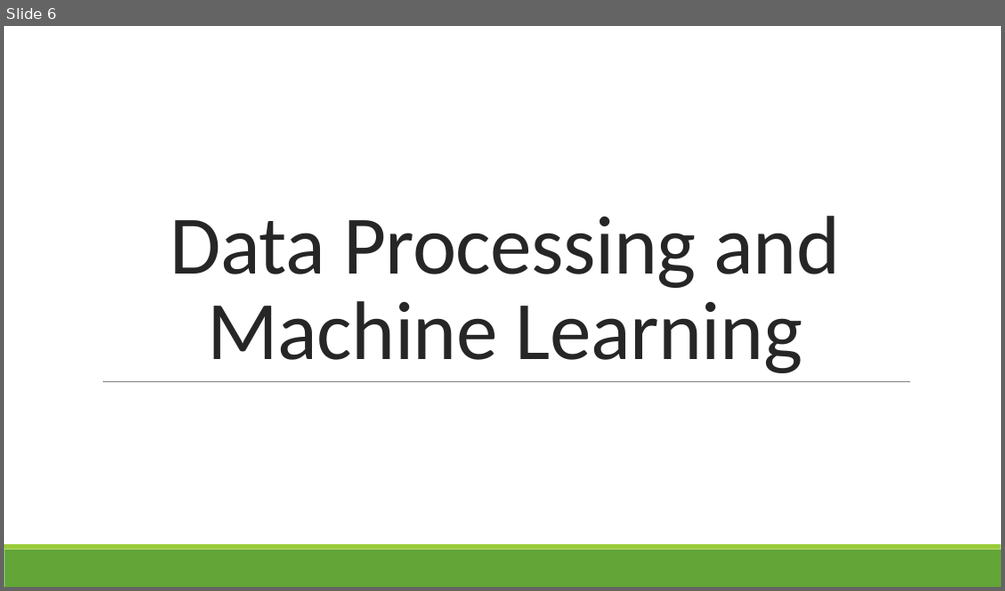
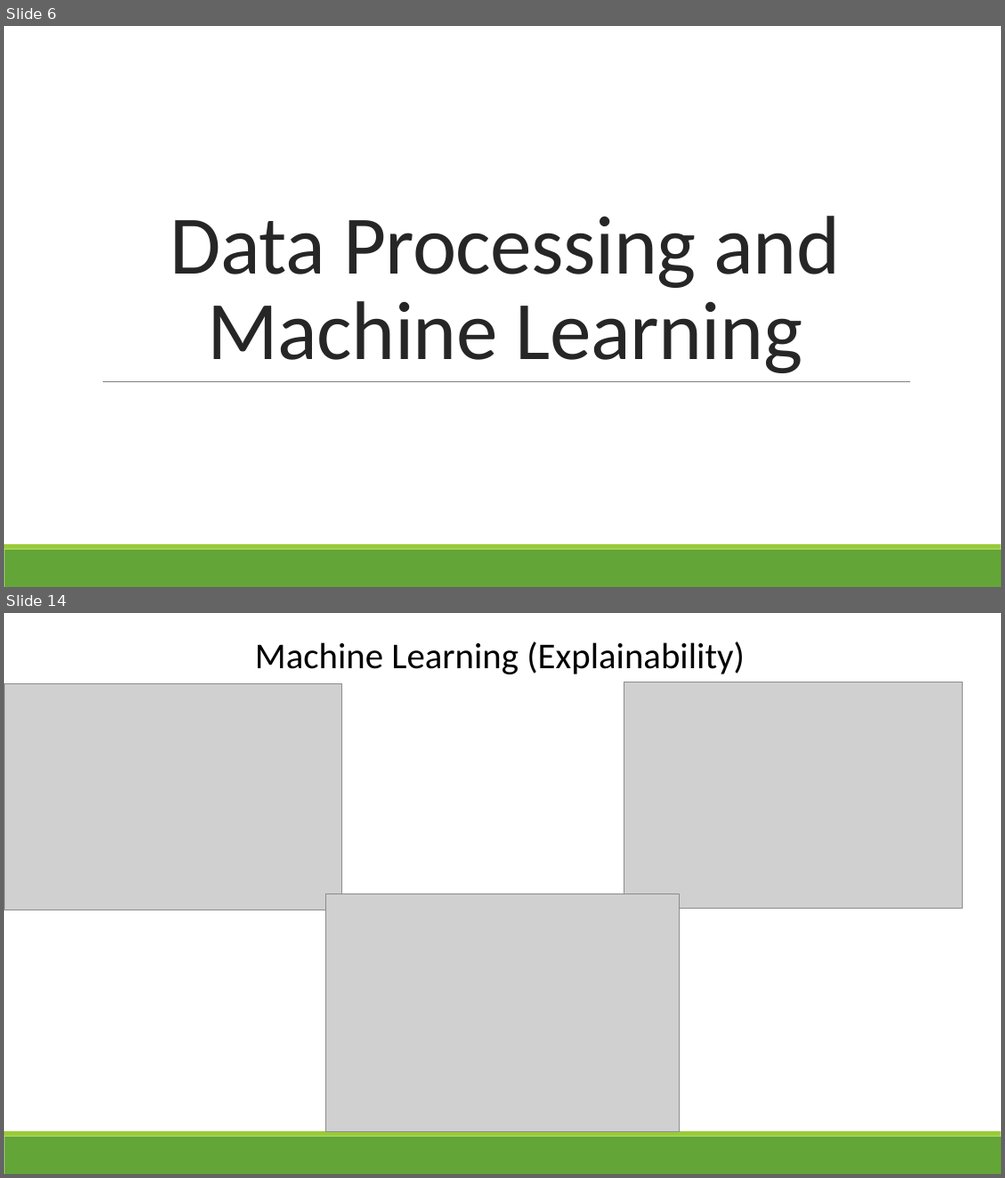
Before and after one commit to G6-2Flyy/DS-Project-4-Group-2, a slide deck: anjum_stuff/Silicon Prairie Bank Presentation.pptx. Shown one above the other, each under a label of ours: slide 6 before the commit, slides 6 and 14 after it; the slides between them are not shown. The pictures are 1005x591 and 1005x1178 pixels, drawn with LibreOffice and Linux fonts; fonts in the diff are those of the drawing; grey boxes stand for pictures. Boxes give left, top, right and bottom in pixels: in the first picture for what was removed or moved away, otherwise in the second. Text is boxed around its words. In the diff, an @@ line names an element or a change of style, - is before the commit and + after.

```diff
--- a/anjum_stuff/Silicon Prairie Bank Presentation.pptx
+++ b/anjum_stuff/Silicon Prairie Bank Presentation.pptx
@@ slide 14 added at [4,613,1001,1174], background #FFFFFF; not listed: 2 template elements that a slide beside it also shows @@
@@ text added at [255,641,744,674], 35 pt, text #000000 @@
+Machine Learning (Explainability)
@@ picture added at [4,684,342,910] @@
@@ picture added at [624,682,962,908] @@
@@ picture added at [326,893,680,1132] @@
```
Also in this commit, not shown: 2 slides changed, 12 other slides added, 15 other files.
